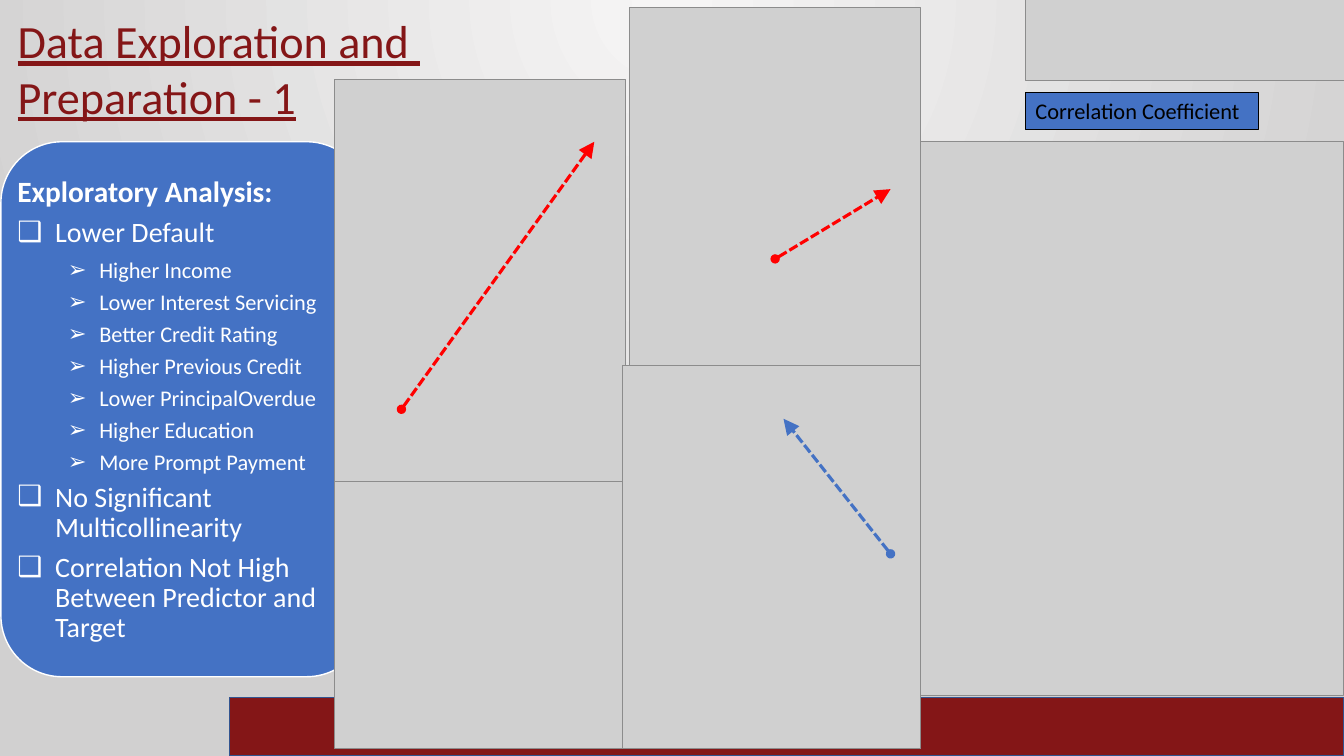
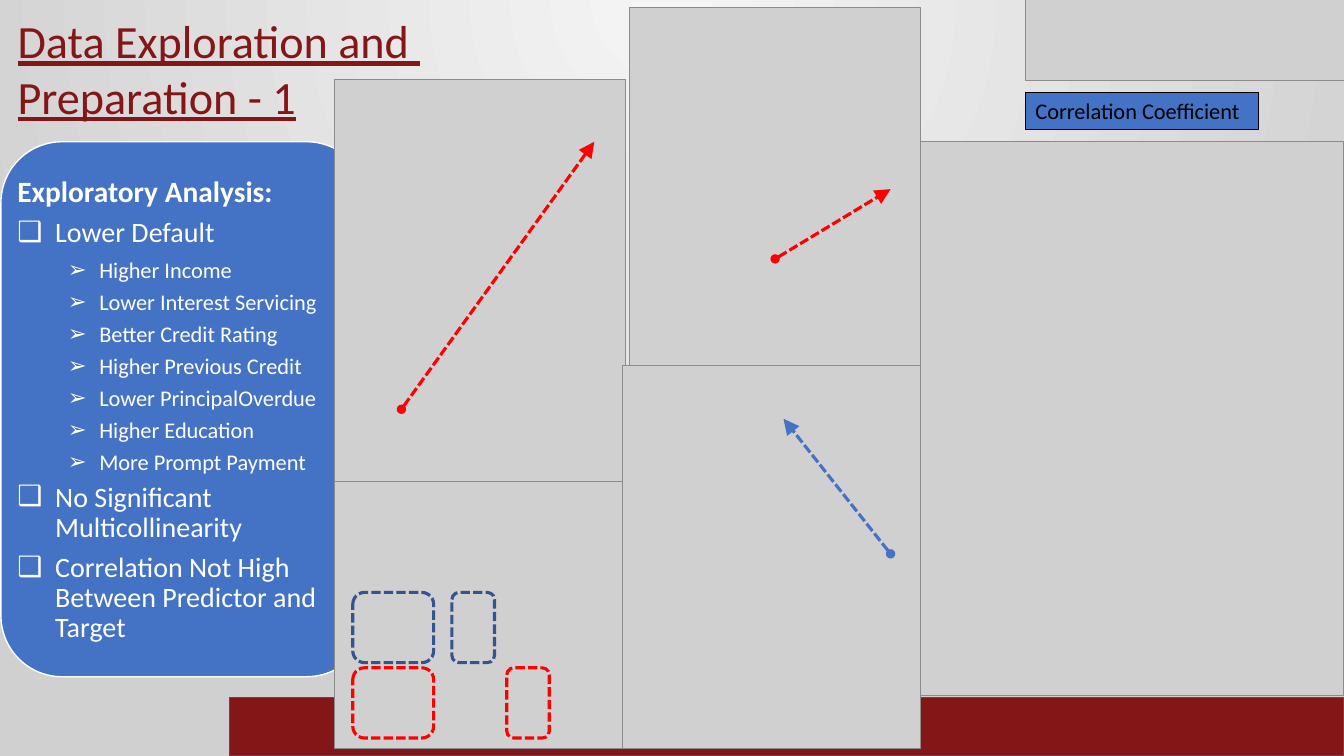
Before and after one commit to ramrao0102/DSA5900-Project, a slide deck: slide 4 of Ram_Rao_Final_Practicum.pptx. Drawn at 1344x756 pixels with LibreOffice and Linux fonts; fonts in the diff are those of the drawing; grey boxes stand for pictures; background and template pictures are left out. Boxes give left, top, right and bottom in pixels: in the first picture for what was removed or moved away, otherwise in the second. Text is boxed around its words. In the diff, an @@ line names an element or a change of style, - is before the commit and + after.

```diff
--- a/Ram_Rao_Final_Practicum.pptx
+++ b/Ram_Rao_Final_Practicum.pptx
@@ rounded rectangle added at [353,593,434,663], outline #325491 2.25 pt dashed @@
@@ rounded rectangle added at [452,593,494,663], outline #325491 2.25 pt dashed @@
@@ rounded rectangle added at [353,668,434,739], outline #FF0000 2.25 pt dashed @@
@@ rounded rectangle added at [507,668,549,739], outline #FF0000 2.25 pt dashed @@
```
Also in this commit, not shown: 1 other file.
